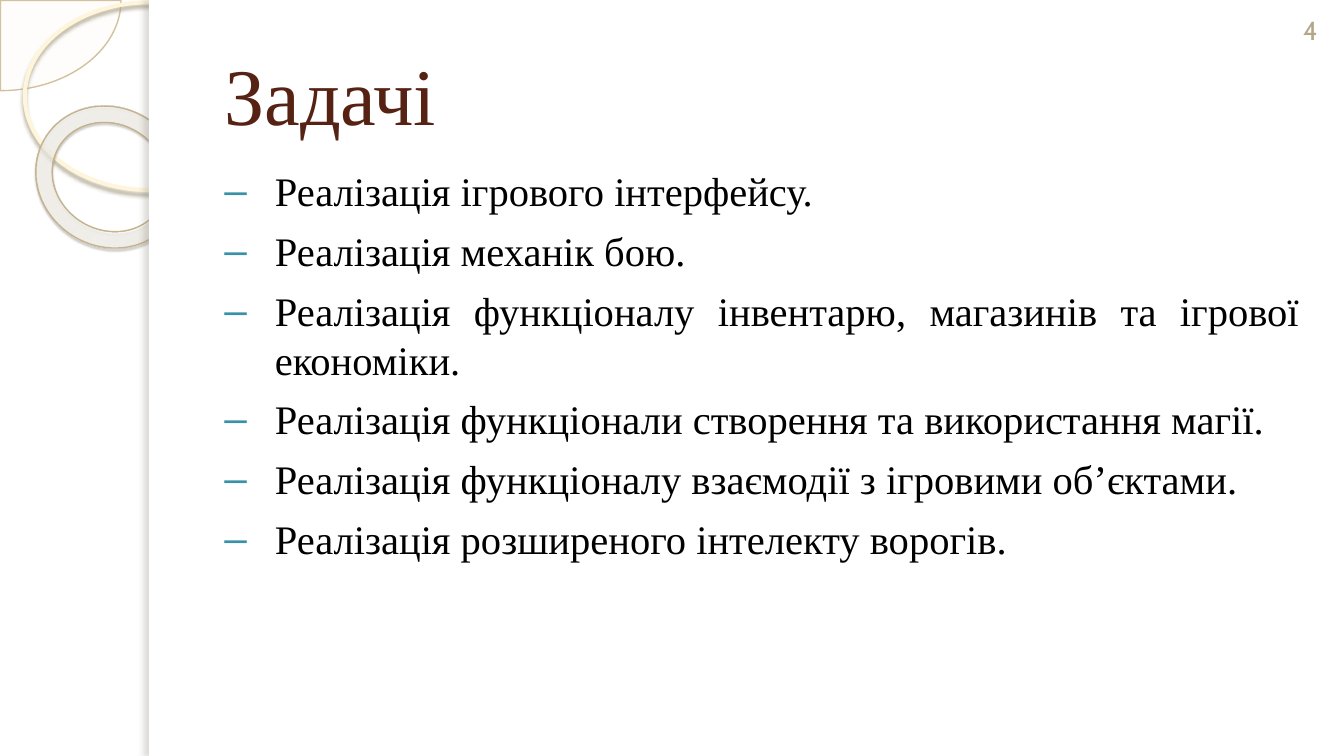
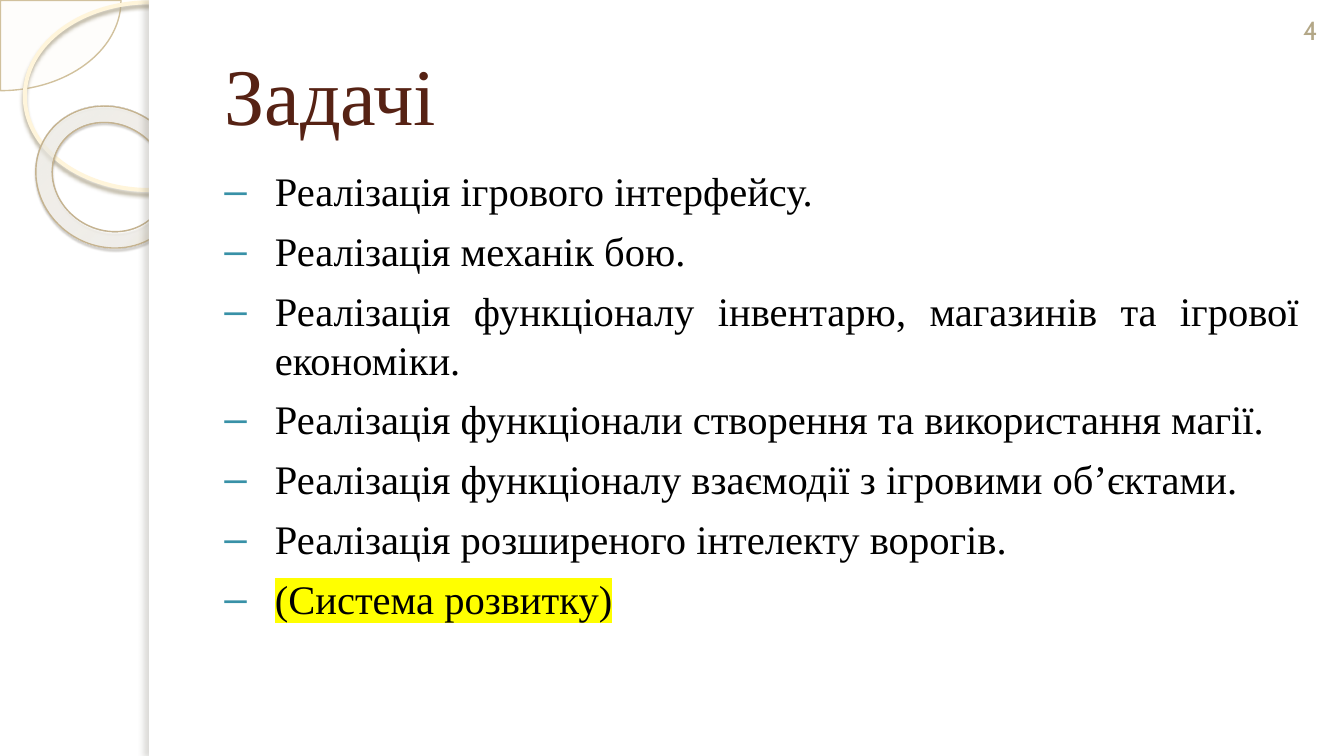
Before and after one commit to mcmcmax437/3D-RPG-Diploma-Thesis, a slide deck: slide 4 of Documents/Презентація_Терешкович_ІТ-02_ПредЗахист.pptx. Drawn at 1344x756 pixels with LibreOffice and Linux fonts; fonts in the diff are those of the drawing; background and template pictures are left out. Boxes give left, top, right and bottom in pixels: in the first picture for what was removed or moved away, otherwise in the second. Text is boxed around its words. In the diff, an @@ line names an element or a change of style, - is before the commit and + after.

```diff
--- a/Documents/Презентація_Терешкович_ІТ-02_ПредЗахист.pptx
+++ b/Documents/Презентація_Терешкович_ІТ-02_ПредЗахист.pptx
@@ text at (275, 586, 612, 622): paragraph added @@
+– (Cистема розвитку)
```
Also in this commit, not shown: 4 other slides changed, 2 slides added, 12 other files.
